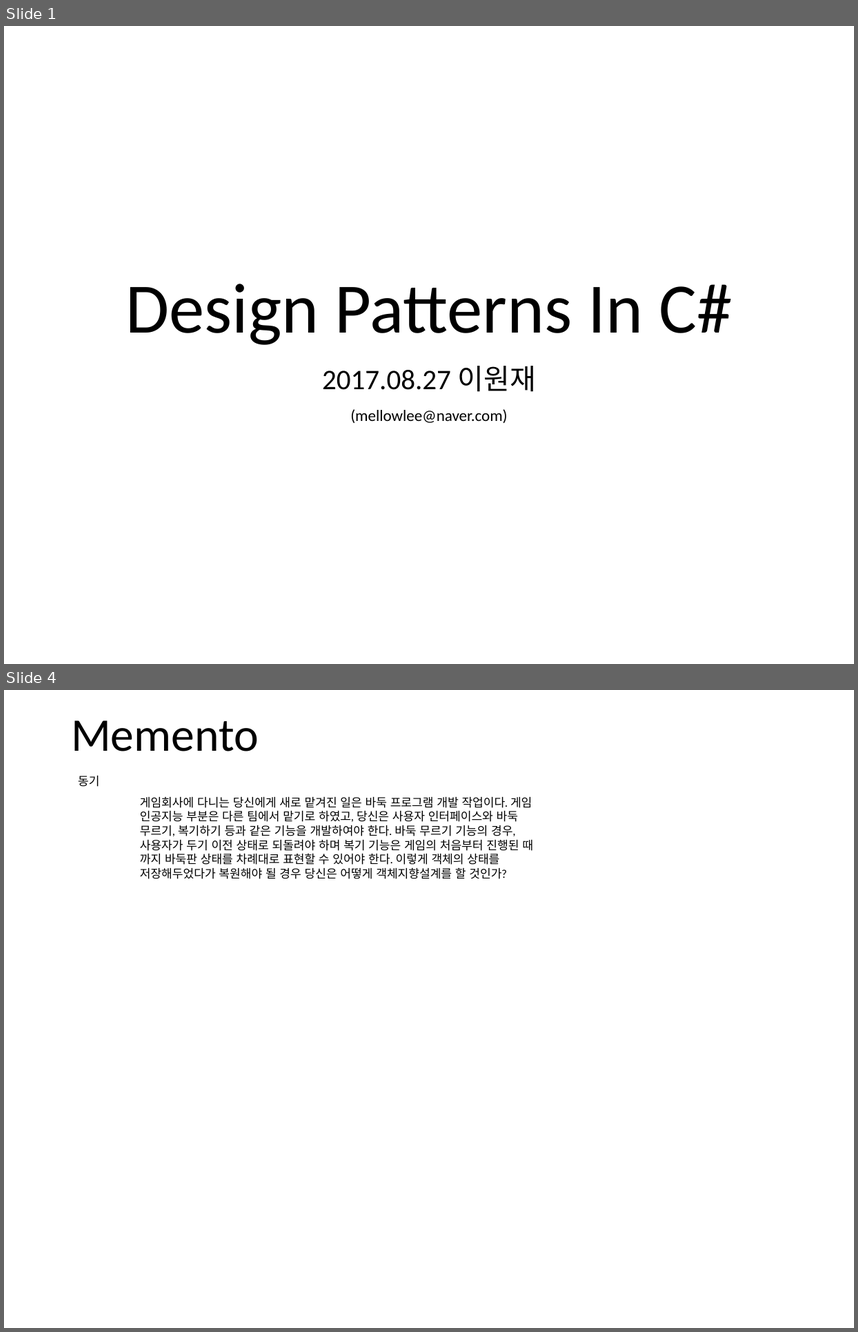
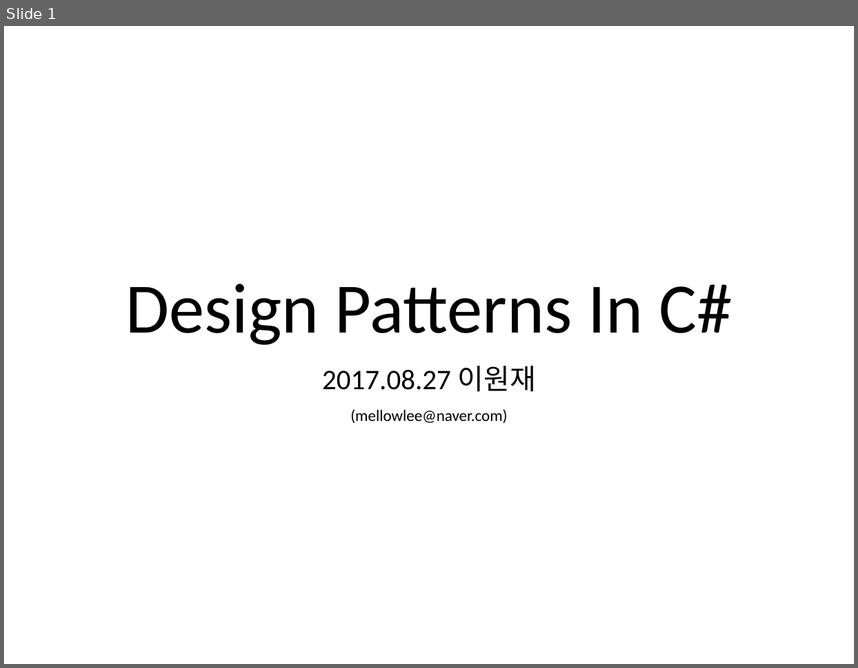
Before and after one commit to yiwonjae/Project_DesignPatternsInCSharp, a slide deck: Designpattern정리.pptx. Shown one above the other, each under a label of ours: slides 1 and 4 before the commit, slide 1 after it; the slides between them are not shown. The pictures are 858x1332 and 858x668 pixels, drawn with LibreOffice and Linux fonts; fonts in the diff are those of the drawing. Boxes give left, top, right and bottom in pixels: in the first picture for what was removed or moved away, otherwise in the second. Text is boxed around its words. In the diff, an @@ line names an element or a change of style, - is before the commit and + after.

```diff
--- a/Designpattern정리.pptx
+++ b/Designpattern정리.pptx
@@ slide 4 removed at (4,690,854,1328), background #FFFFFF @@
@@ title removed at (71,720,259,751) @@
-Memento
@@ text removed at (78,776,99,787) @@
-동기
@@ text removed at (140,797,533,879) @@
-게임회사에 다니는 당신에게 새로 맡겨진 일은 바둑 프로그램 개발 작업이다. 게임 인공지능 부분은 다른 팀에서 맡기로 하였고, 당신은 사용자 인터페이스와 바둑 무르기, 복기하기 등과 같은 기능을 개발하여야 한다. 바둑 무르기 기능의 경우, 사용자가 두기 이전 상태로 되돌려야 하며 복기 기능은 게임의 처음부터 진행된 때 까지 바둑판 상태를 차례대로 표현할 수 있어야 한다. 이렇게 객체의 상태를 저장해두었다가 복원해야 될 경우 당신은 어떻게 객체지향설계를 할 것인가?
```
Also in this commit, not shown: 1 slide changed, 5 slides added, 1 other slide removed, 5 other files.
